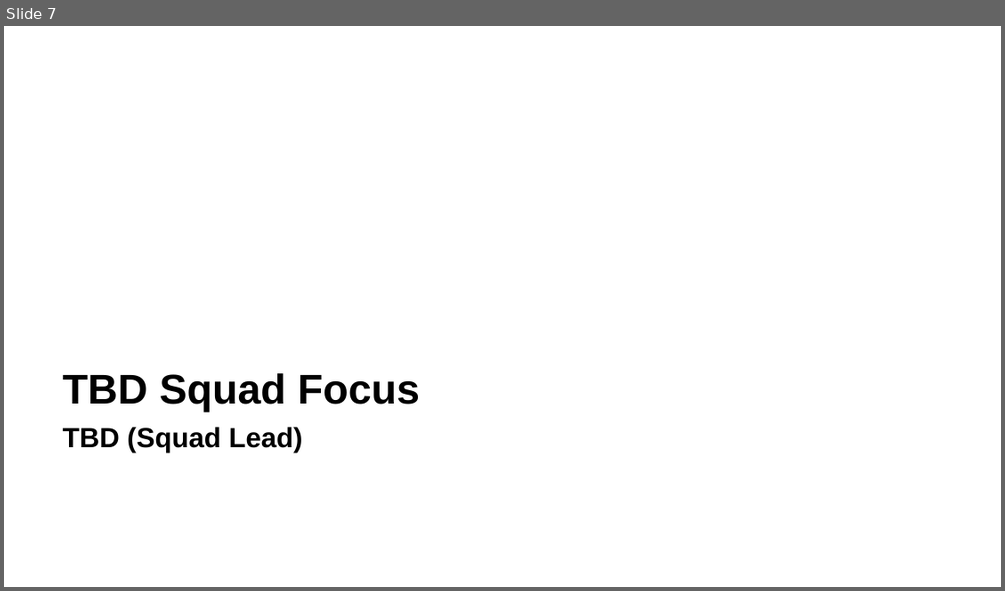
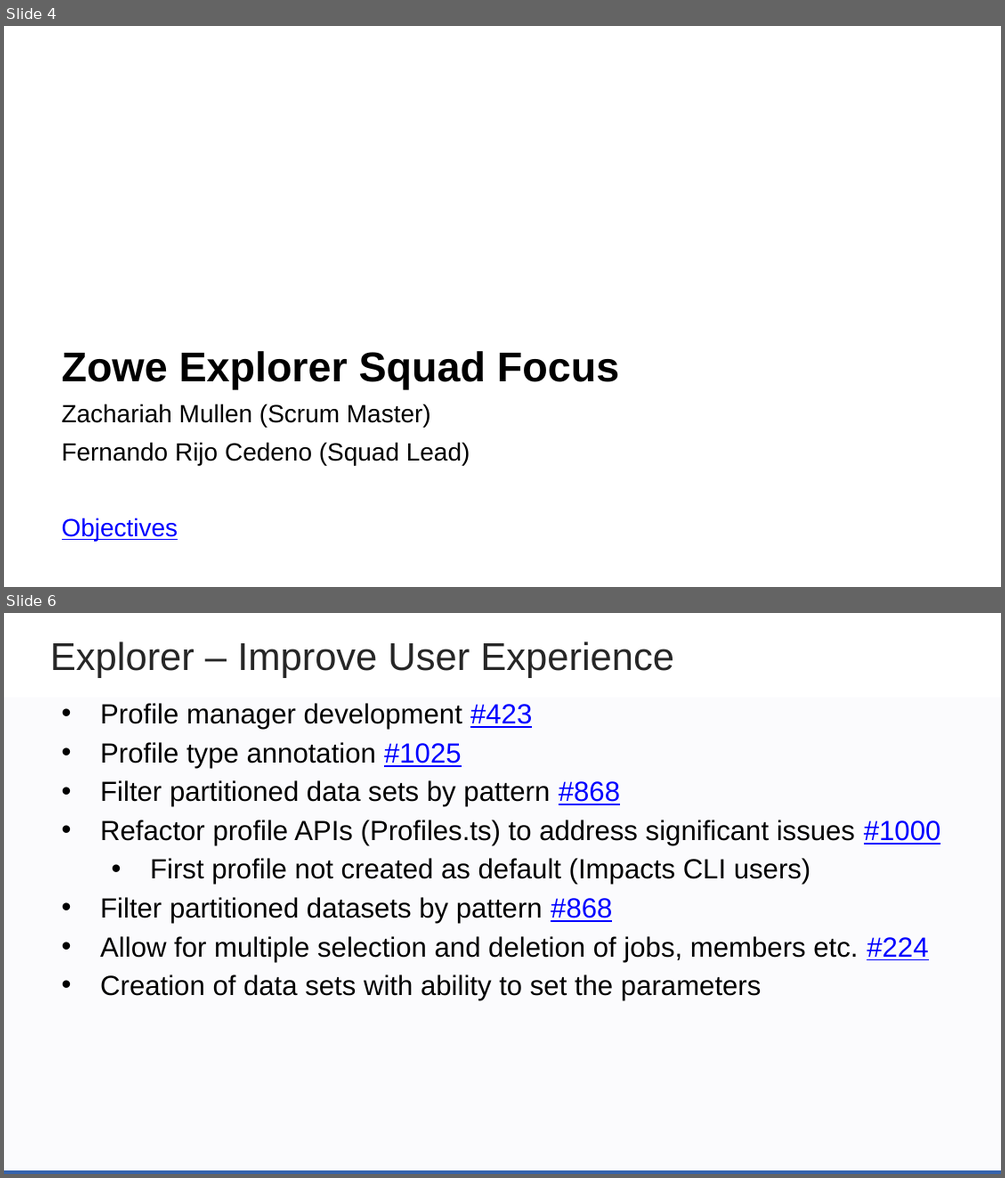
Before and after one commit to zowe/community, a slide deck: Project Management/PI Planning/20PI4 Planning/Zowe Community Squad Focus for 20PI4.pptx. Shown one above the other, each under a label of ours: slide 7 before the commit, slides 4 and 6 after it; the slides between them are not shown. The pictures are 1005x591 and 1005x1178 pixels, drawn with LibreOffice and Linux fonts; fonts in the diff are those of the drawing; background and template pictures are left out. Boxes give left, top, right and bottom in pixels: in the first picture for what was removed or moved away, otherwise in the second. Text is boxed around its words. In the diff, an @@ line names an element or a change of style, - is before the commit and + after.

```diff
--- a/Project Management/PI Planning/20PI4 Planning/Zowe Community Squad Focus for 20PI4.pptx
+++ b/Project Management/PI Planning/20PI4 Planning/Zowe Community Squad Focus for 20PI4.pptx
@@ slide 6 added at [4, 613, 1001, 1174], background #FFFFFF @@
@@ text added at [50, 641, 674, 678], 28 pt, text #262626 @@
+Explorer – Improve User Experience
@@ rectangle added at [4, 697, 1001, 1173], fill #3664AD at 2% opacity @@
@@ text added at [100, 703, 941, 1001], 20 pt, text #000000 @@
+• Profile manager development #423
+• Profile type annotation #1025
+• Filter partitioned data sets by pattern #868
+• Refactor profile APIs (Profiles.ts) to address significant issues #1000
+  • First profile not created as default (Impacts CLI users)
+• Filter partitioned datasets by pattern #868
+• Allow for multiple selection and deletion of jobs, members etc. #224
+• Creation of data sets with ability to set the parameters
@@ rectangle added at [4, 1170, 1001, 1174], fill #3664AD @@
@@ what was slide 7 is now slide 4 @@
@@ slide 4 changed as well @@
@@ text at [62, 351, 619, 540]: text changed; size 20 to 18 pt; bold off @@
-TBD Squad Focus
-TBD (Squad Lead)
+Zowe Explorer Squad Focus
+Zachariah Mullen (Scrum Master)
+Fernando Rijo Cedeno (Squad Lead)
+Objectives
```
Also in this commit, not shown: 3 other slides changed, 47 other slides added, 4 slides removed.
